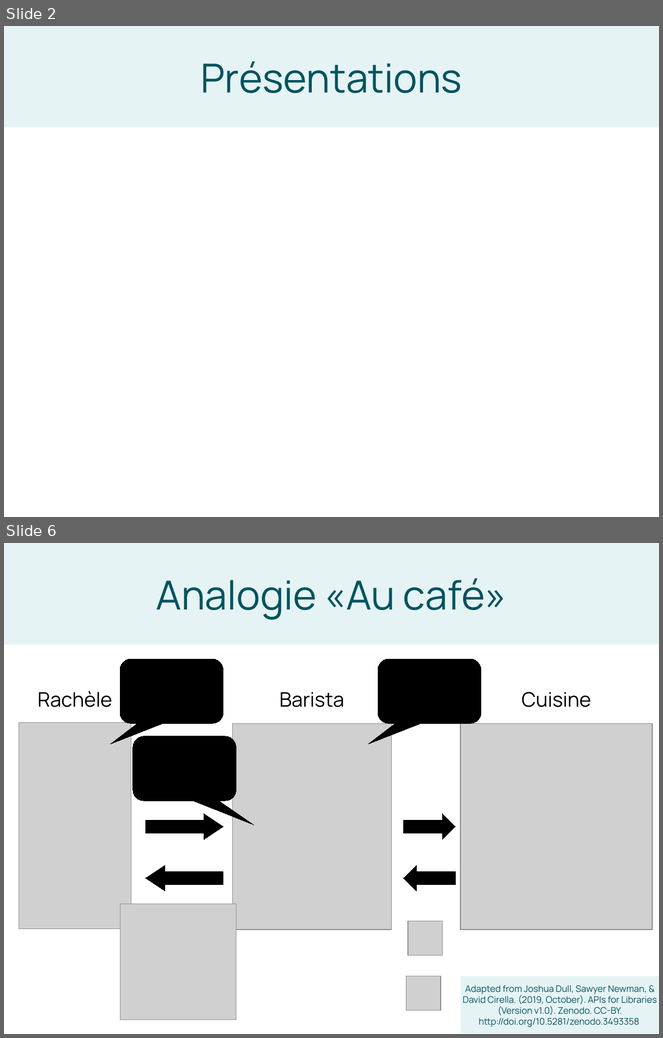
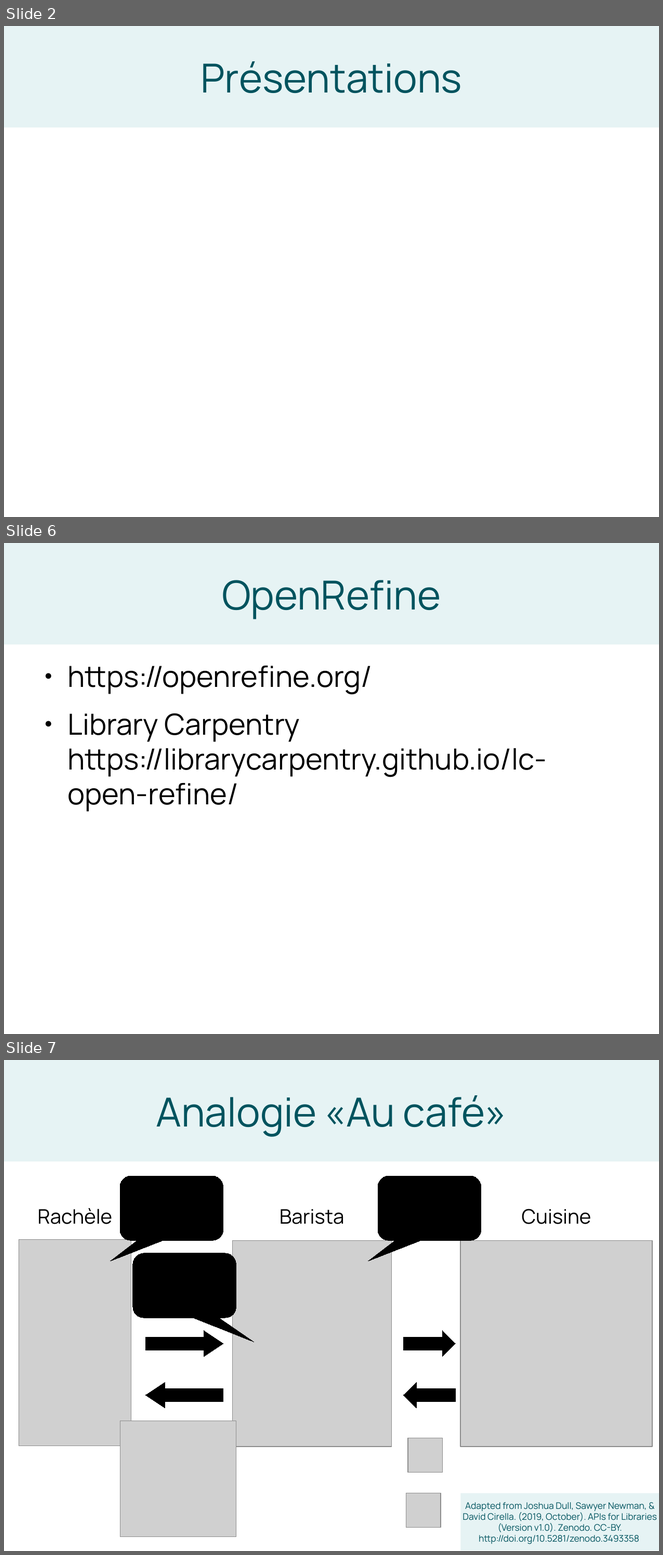
Before and after one commit to liowalter/open-refine-libreabc2025, a slide deck: presentation/openrefine-libreABC2025.odp. Shown one above the other, each under a label of ours: slides 2 and 6 before the commit, slides 2, 6 and 7 after it; the slides between them are not shown. The pictures are 663x1038 and 663x1555 pixels, drawn with LibreOffice and Linux fonts; fonts in the diff are those of the drawing; grey boxes stand for pictures. Boxes give left, top, right and bottom in pixels: in the first picture for what was removed or moved away, otherwise in the second. Text is boxed around its words. In the diff, an @@ line names an element or a change of style, - is before the commit and + after.

```diff
--- a/presentation/openrefine-libreABC2025.odp
+++ b/presentation/openrefine-libreABC2025.odp
@@ slide 6 added at (x1=4, y1=543, x2=659, y2=1034), background #FFFFFF @@
@@ title added at (x1=4, y1=543, x2=659, y2=644), fill #E6F3F4, 44 pt, text #00535E @@
+OpenRefine
@@ text added at (x1=68, y1=666, x2=547, y2=812), 32 pt, text #000000 @@
+● https://openrefine.org/
+● Library Carpentry https://librarycarpentry.github.io/lc-open-refine/
@@ what was slide 6 is now slide 7 @@
```
Also in this commit, not shown: 4 slides changed, 4 other slides added, 1 other file.
